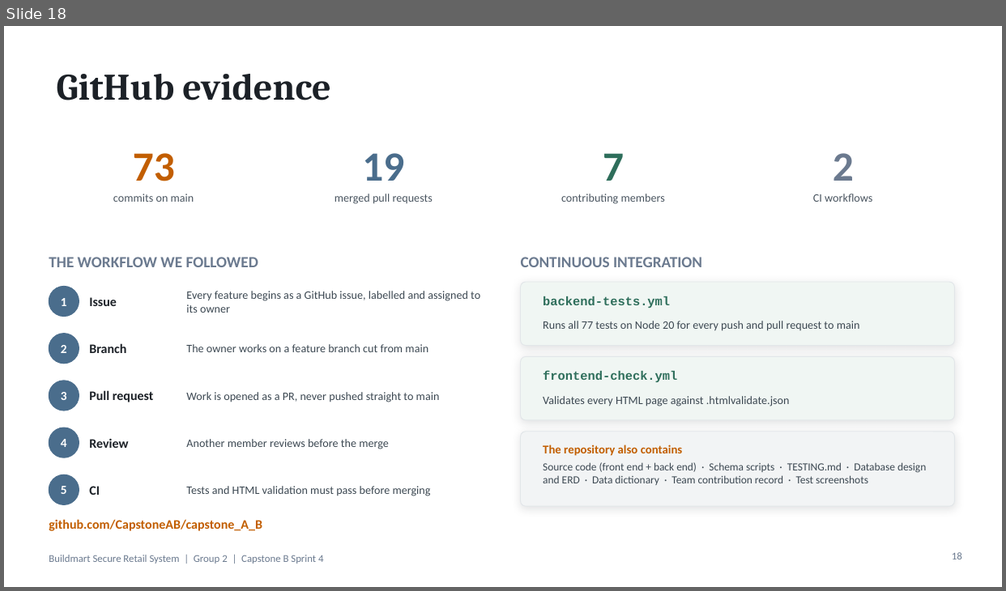
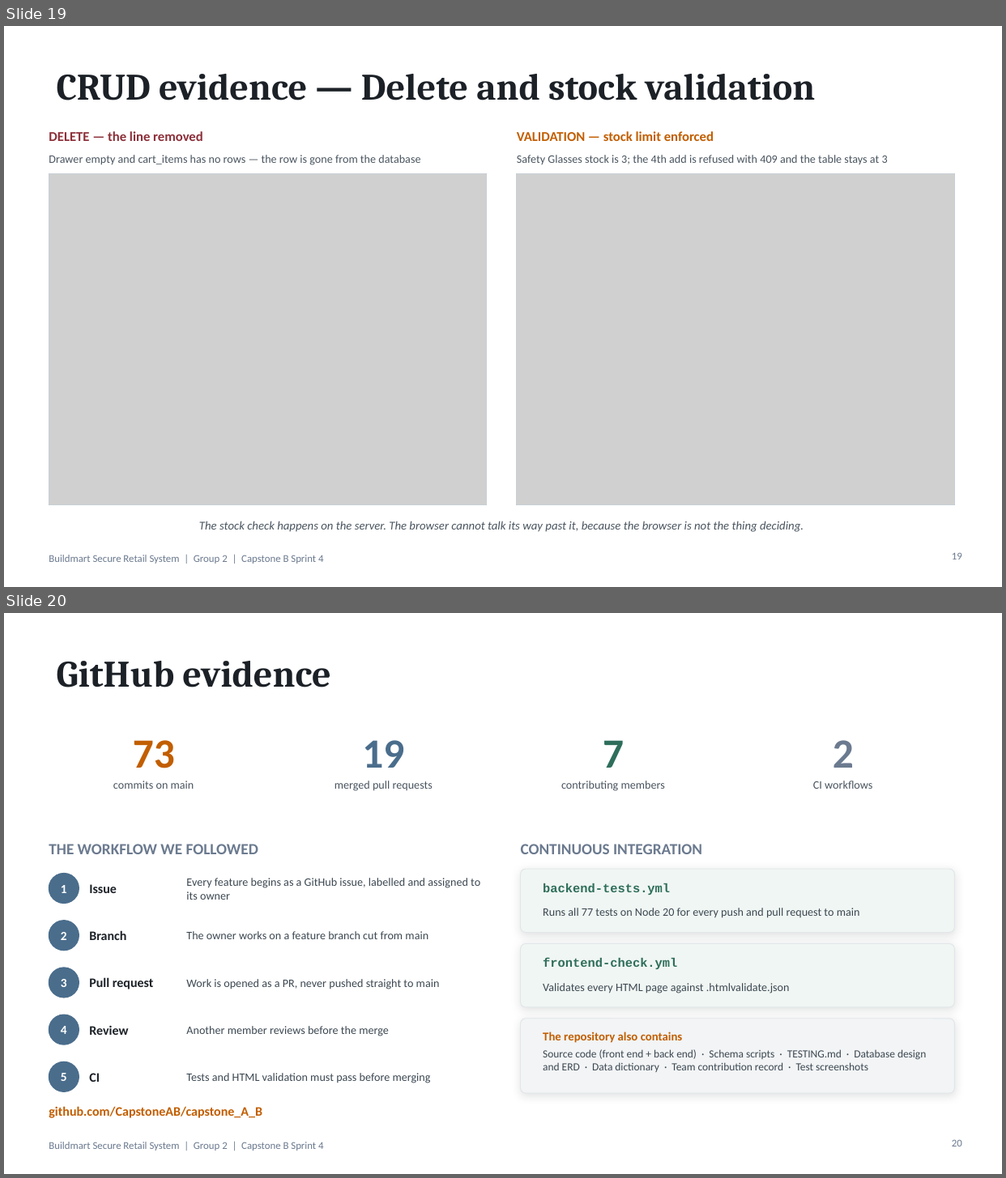
Before and after one commit to CapstoneAB/capstone_A_B, a slide deck: docs/sprint4/presentation/Buildmart-Sprint4-Final-Presentation.pptx. Shown one above the other, each under a label of ours: slide 18 before the commit, slides 19 and 20 after it. The pictures are 1006x591 and 1006x1178 pixels, drawn with LibreOffice and Linux fonts; fonts in the diff are those of the drawing; grey boxes stand for pictures. Boxes give left, top, right and bottom in pixels: in the first picture for what was removed or moved away, otherwise in the second. Text is boxed around its words. In the diff, an @@ line names an element or a change of style, - is before the commit and + after.

```diff
--- a/docs/sprint4/presentation/Buildmart-Sprint4-Final-Presentation.pptx
+++ b/docs/sprint4/presentation/Buildmart-Sprint4-Final-Presentation.pptx
@@ slide 19 added at <box>4,26,1002,587</box>, background #FFFFFF; not listed: 1 template element that a slide beside it also shows @@
@@ title added at <box>57,74,815,101</box>, 36 pt, text #1C2127, bold @@
+CRUD evidence — Delete and stock validation
@@ text added at <box>49,131,203,141</box>, 13 pt, text #8C2F39, bold @@
+DELETE — the line removed
@@ text added at <box>517,131,714,141</box>, 13 pt, text #C25E00, bold @@
+VALIDATION — stock limit enforced
@@ text added at <box>49,155,420,165</box>, 11 pt, text #4A5560 @@
+Drawer empty and cart_items has no rows — the row is gone from the database
@@ text added at <box>517,155,888,165</box>, 11 pt, text #4A5560 @@
+Safety Glasses stock is 3; the 4th add is refused with 409 and the table stays at 3
@@ picture added at <box>49,174,487,506</box> @@
@@ rectangle added at <box>49,174,487,506</box>, outline #C8D0D6 0.75 pt @@
@@ picture added at <box>517,174,955,506</box> @@
@@ rectangle added at <box>517,174,955,506</box>, outline #C8D0D6 0.75 pt @@
@@ text added at <box>199,521,803,532</box>, 11.5 pt, text #4A5560, italic @@
+The stock check happens on the server. The browser cannot talk its way past it, because the browser is not the thing deciding.
@@ page number added at <box>952,553,962,560</box>, 10 pt, text #6B7A8F @@
+19
@@ what was slide 18 is now slide 20 @@
@@ page number at <box>952,1139,962,1147</box>: text changed @@
-18
+20
```
Also in this commit, not shown: 2 other slides added, 12 other files.
